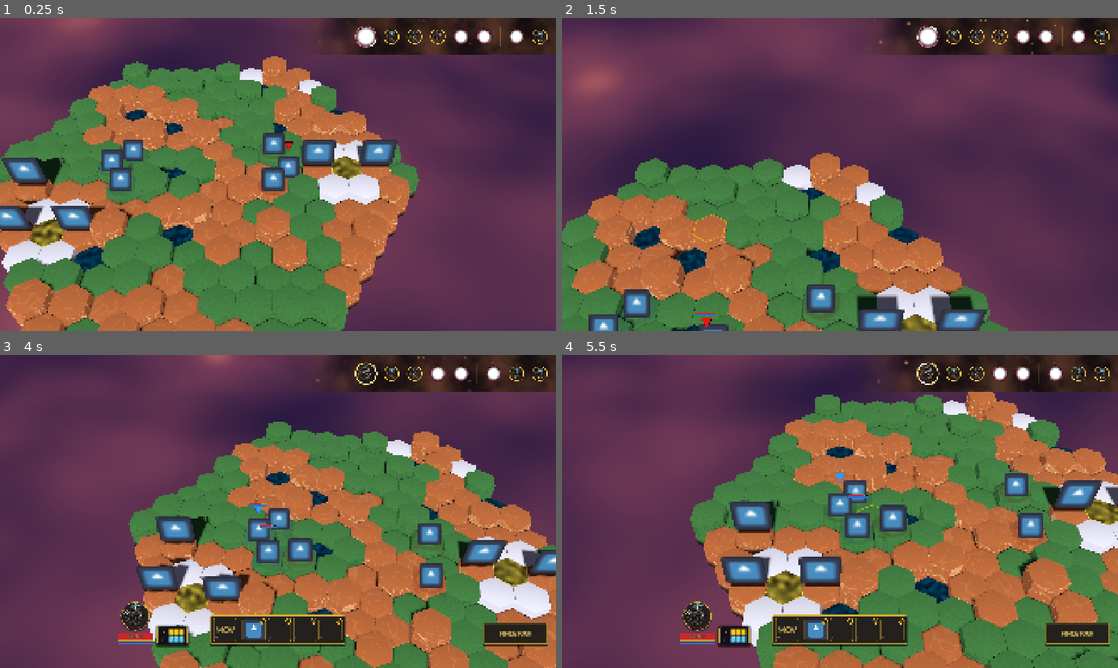
Above: before the commit, frames 1-4 (two rows, left to right).
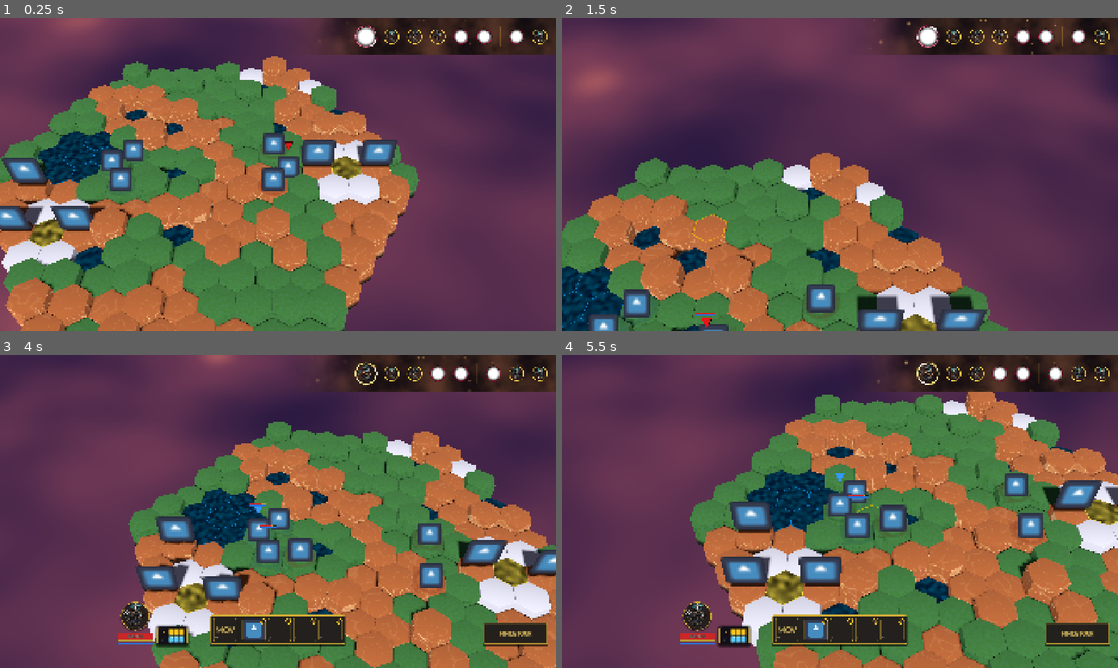
Above: after the commit, the same moments.

Repository: Kobraxos/Mythologia
Game: Godot game, scene res://levels/test_room/test_level.tscn
The game is run twice, just before and just after one commit, with the same random seed, the same clock (stepped at 60 frames per second) and the same inputs. The project has no main scene, so this scene is started directly. The engine's default icon, where the game draws it, is replaced by a stand-in: a white triangle on a blue panel in a dark square.
Inputs (mouse positions are in pixels of both pictures, inside the frame that each line leads up to):
- Up to frame 1 (0.25 s): no input
- Up to frame 2 (1.5 s): move the mouse to (962, 158) at 0.52 s; hold Up (ui_up) 0.53-1.28 s; tap S (camera_backward) at 0.6 s; move the mouse to (728, 190) at 1.27 s; tap W (camera_forward) at 1.35 s
- Up to frame 3 (4 s): move the mouse to (333, 442) at 2.02 s; hold Up (ui_up) 2.03-3.53 s; tap A (camera_left) at 2.1 s; move the mouse to (250, 574) at 2.77 s; tap D (camera_right) at 2.85 s; move the mouse to (444, 558) at 3.52 s; tap Q (camera_rotate_left) at 3.6 s
- Up to frame 4 (5.5 s): move the mouse to (673, 464) at 4.27 s; tap E (camera_rotate_right) at 4.35 s; move the mouse to (867, 511) at 5.02 s; tap Mouse wheel up (camera_zoom_in) at 5.1 s

The runs differ from the first frame. In frame 1, 2.3% of the frame differs, in the area x 1-25%, y 29-60%; in frame 2, 2.3%; in frame 3, 2.5%; in frame 4, 2.9%, in the area x 29-53%, y 29-64%.

Commit message:
feat: add Olympian lake feature and register in test level generator

Diff:
--- /dev/null
+++ b/data/terrain/features/feat_olympian_lake.tres
@@ -0,0 +1,86 @@
+[gd_resource type="Resource" script_class="GridFeature" format=3 uid="uid://feat_lake_123"]
+
+[ext_resource type="Script" path="res://systems/grid/grid_generator/grid_feature.gd" id="1_script"]
+[ext_resource type="Script" path="res://systems/grid/grid_generator/grid_feature_node.gd" id="2_node"]
+
+[sub_resource type="Resource" id="Resource_water_0"]
+script = ExtResource("2_node")
+relative_q = 0
+relative_r = 0
+height_offset = -1
+role = 2
+
+[sub_resource type="Resource" id="Resource_water_1"]
+script = ExtResource("2_node")
+relative_q = 1
+relative_r = 0
+height_offset = -1
+role = 2
+
+[sub_resource type="Resource" id="Resource_water_2"]
+script = ExtResource("2_node")
+relative_q = 0
+relative_r = -1
+height_offset = -1
+role = 2
+
+[sub_resource type="Resource" id="Resource_water_3"]
+script = ExtResource("2_node")
+relative_q = -1
+relative_r = 0
+height_offset = -1
+role = 2
+
+[sub_resource type="Resource" id="Resource_water_4"]
+script = ExtResource("2_node")
+relative_q = 0
+relative_r = 1
+height_offset = -1
+role = 2
+
+[sub_resource type="Resource" id="Resource_water_5"]
+script = ExtResource("2_node")
+relative_q = 1
+relative_r = -1
+height_offset = -1
+role = 2
+
+[sub_resource type="Resource" id="Resource_water_6"]
+script = ExtResource("2_node")
+relative_q = -1
+relative_r = 1
+height_offset = -1
+role = 2
+
+[sub_resource type="Resource" id="Resource_fert_1"]
+script = ExtResource("2_node")
+relative_q = 2
+relative_r = -1
+height_offset = 0
+role = 1
+
+[sub_resource type="Resource" id="Resource_fert_2"]
+script = ExtResource("2_node")
+relative_q = -2
+relative_r = 1
+height_offset = 0
+role = 1
+
+[sub_resource type="Resource" id="Resource_fert_3"]
+script = ExtResource("2_node")
+relative_q = 0
+relative_r = 2
+height_offset = 0
+role = 1
+
+[sub_resource type="Resource" id="Resource_fert_4"]
+script = ExtResource("2_node")
+relative_q = 0
+relative_r = -2
+height_offset = 0
+role = 1
+
+[resource]
+script = ExtResource("1_script")
+feature_name = "Lac Olympien"
+nodes = Array[ExtResource("2_node")]([SubResource("Resource_water_0"), SubResource("Resource_water_1"), SubResource("Resource_water_2"), SubResource("Resource_water_3"), SubResource("Resource_water_4"), SubResource("Resource_water_5"), SubResource("Resource_water_6"), SubResource("Resource_fert_1"), SubResource("Resource_fert_2"), SubResource("Resource_fert_3"), SubResource("Resource_fert_4")])
--- a/levels/test_room/test_level.tscn
+++ b/levels/test_room/test_level.tscn
@@ -33,6 +33,7 @@
 [ext_resource type="Script" uid="uid://cw2a56lp8x7ql" path="res://systems/combat/player_input_controller.gd" id="21_pic"]
 [ext_resource type="Material" uid="uid://ol07npqm6q0q" path="res://assets/3d/mat_mythic_sea.tres" id="mat_sea"]
 [ext_resource type="Resource" uid="uid://nectar_altar_123" path="res://data/terrain/features/feat_nectar_altar.tres" id="feat_nectar"]
+[ext_resource type="Resource" uid="uid://feat_lake_123" path="res://data/terrain/features/feat_olympian_lake.tres" id="feat_lake"]
 
 [sub_resource type="FastNoiseLite" id="FastNoiseLite_kt0r7"]
 frequency = 0.05
@@ -62,8 +63,8 @@
 obstacle_noise = SubResource("FastNoiseLite_obstacle")
 road_noise = SubResource("FastNoiseLite_road")
 special_noise = SubResource("FastNoiseLite_special")
-features = Array[Resource("res://systems/grid/grid_generator/grid_feature.gd")]([ExtResource("feat_nectar")])
-feature_count = 2
+features = Array[Resource("res://systems/grid/grid_generator/grid_feature.gd")]([ExtResource("feat_nectar"), ExtResource("feat_lake")])
+feature_count = 3
 
 [node name="DirectionalLight3D" type="DirectionalLight3D" parent="." unique_id=131529003]
 transform = Transform3D(1, 0, 0, 0, 0.707107, 0.707107, 0, -0.707107, 0.707107, 0, 10, 0)
